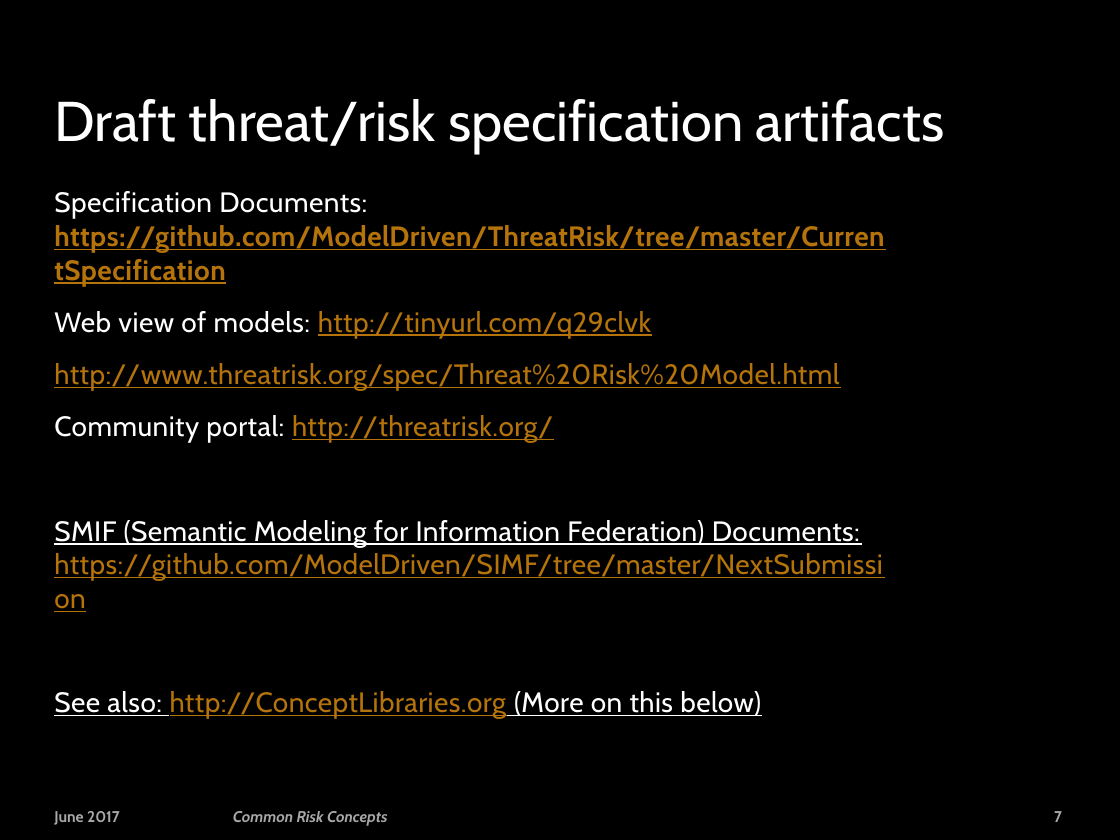
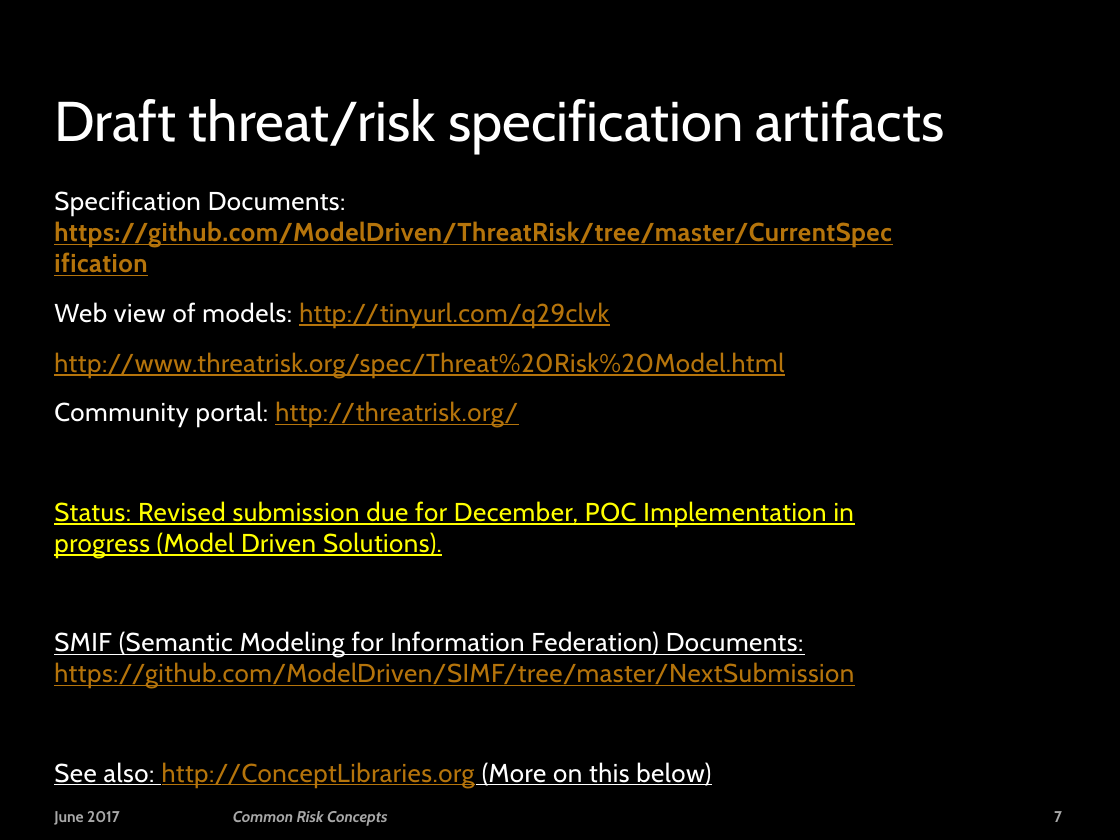
Before and after one commit to ModelDriven/ThreatRisk, a slide deck: slide 7 of Presentations/Risky Business.pptx. Drawn at 1120x840 pixels with LibreOffice and Linux fonts; fonts in the diff are those of the drawing; background and template pictures are left out. Boxes give left, top, right and bottom in pixels: in the first picture for what was removed or moved away, otherwise in the second. Text is boxed around its words. In the diff, an @@ line names an element or a change of style, - is before the commit and + after.

```diff
--- a/Presentations/Risky Business.pptx
+++ b/Presentations/Risky Business.pptx
@@ text at box(54, 190, 892, 787): size 18 to 16.6 pt in "Specification Documents: https://github.com/ModelDriven/Thre ...", "Web view of models: http://tinyurl.com/q29clvk", "http://www.threatrisk.org/spec/Threat%20Risk%20Model.html", "Community portal: http://threatrisk.org/" and 2 more places @@
@@ text at box(54, 501, 854, 557): paragraph added @@
+Status: Revised submission due for December, POC Implementation in progress (Model Driven Solutions).
```
Also in this commit, not shown: 1 other slide changed, 5 slides added.
